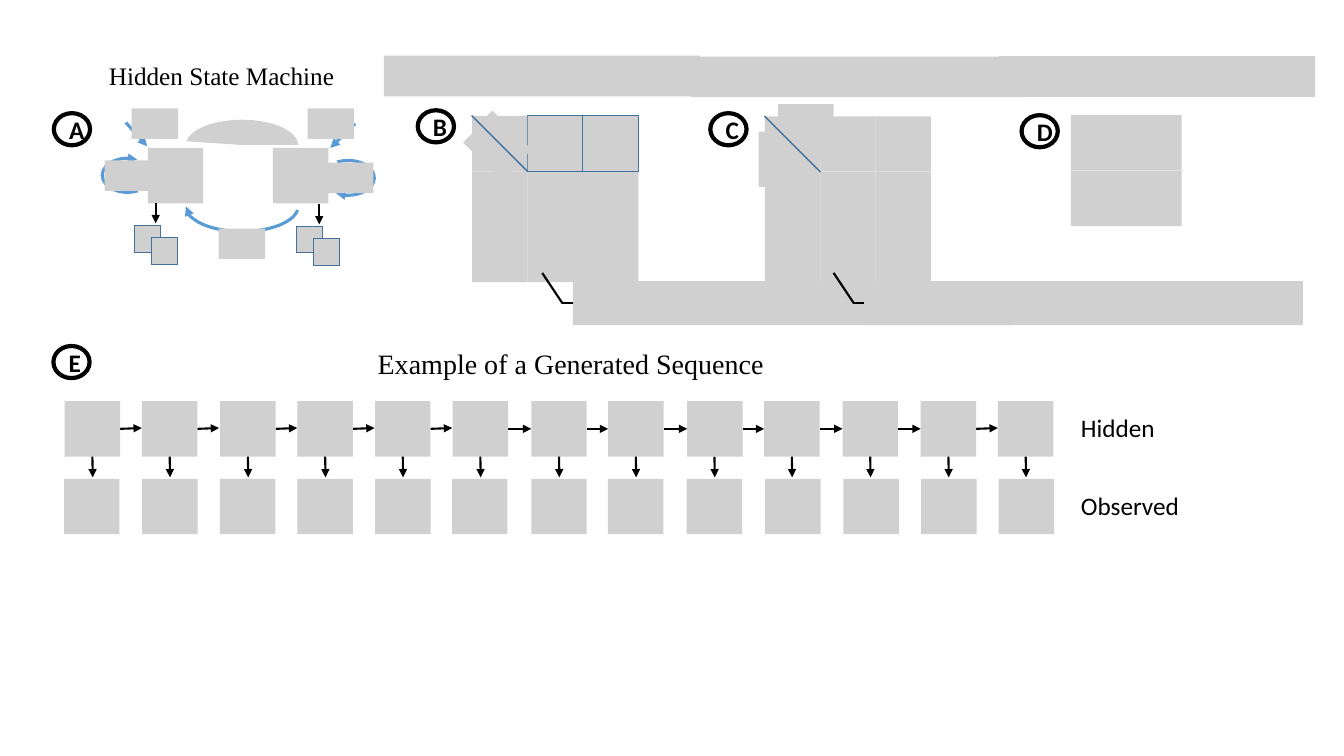
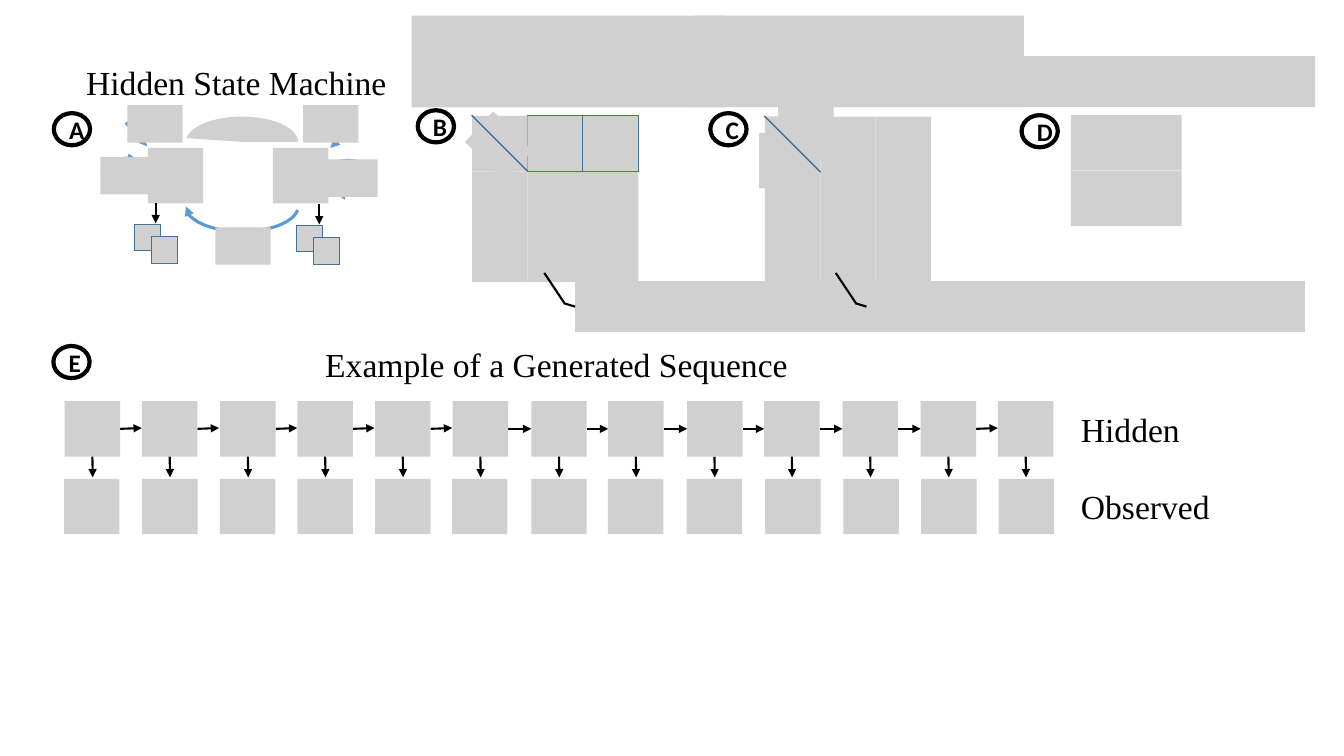
Before and after one commit to David-Taub/HOP-HMM, a slide deck: slide 4 of Help/Figures1.pptx. Drawn at 1344x756 pixels with LibreOffice and Linux fonts; fonts in the diff are those of the drawing; grey boxes stand for pictures. Boxes give left, top, right and bottom in pixels: in the first picture for what was removed or moved away, otherwise in the second. Text is boxed around its words. In the diff, an @@ line names an element or a change of style, - is before the commit and + after.

```diff
--- a/Help/Figures1.pptx
+++ b/Help/Figures1.pptx
@@ picture: place and size @@
-picture at (384, 55, 701, 96)
+picture at (411, 16, 726, 108)
@@ picture: place and size @@
-picture at (692, 56, 1022, 97)
+picture at (694, 15, 1024, 107)
@@ text "Hidden State Machine" at (86, 71, 386, 96): size 18 to 24 pt @@
@@ picture: place and size @@
-picture at (999, 56, 1316, 97)
+picture at (999, 56, 1316, 107)
@@ picture: place and size @@
-picture at (132, 109, 178, 139)
+picture at (127, 105, 182, 142)
@@ picture: place and size @@
-picture at (308, 109, 354, 139)
+picture at (303, 105, 359, 142)
@@ picture: place and size @@
-picture at (105, 160, 151, 191)
+picture at (101, 157, 156, 195)
@@ picture: place and size @@
-picture at (327, 162, 373, 193)
+picture at (323, 159, 378, 197)
@@ picture: place and size @@
-picture at (219, 229, 265, 259)
+picture at (216, 228, 271, 265)
@@ picture: place and size @@
-picture at (573, 281, 1011, 326)
+picture at (576, 281, 1014, 332)
@@ picture: place and size @@
-picture at (865, 281, 1304, 326)
+picture at (867, 281, 1306, 332)
@@ line moved from (562, 303) - (573, 303) to (564, 303) - (576, 307) @@
@@ line moved from (853, 303) - (865, 303) to (855, 303) - (867, 307) @@
@@ text "Example of a Generated Sequence": place and size @@
-text "Example of a Generated Sequence" at (378, 354, 763, 380)
+text "Example of a Generated Sequence" at (325, 353, 788, 384)
@@ text "Example of a Generated Sequence" at (325, 353, 788, 384): size 20 to 24 pt @@
@@ text "Hidden" at (1081, 418, 1180, 443): size 18 to 24 pt, font Calibri to Times New Roman @@
@@ text "Observed" at (1081, 495, 1210, 520): size 18 to 24 pt, font Calibri to Times New Roman @@
```
Also in this commit, not shown: 6 other slides changed, 29 other files.
